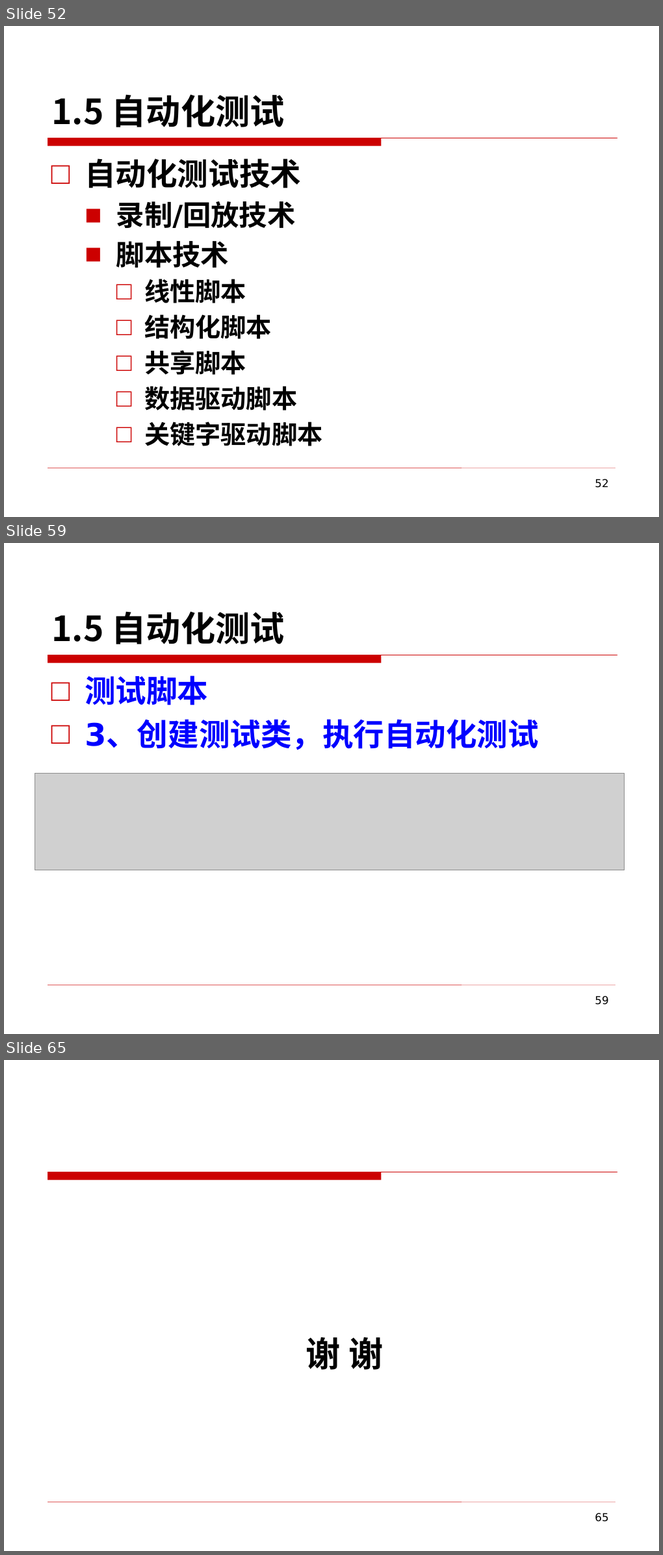
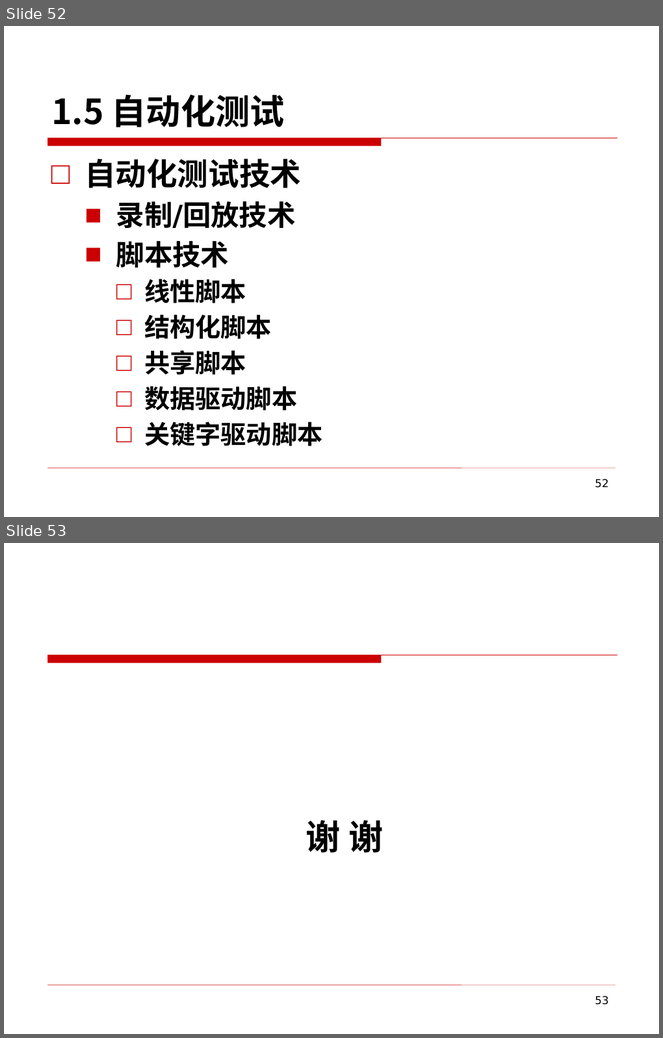
Before and after one commit to edu2act/course-foundation-software-tesing, a slide deck: PPT/第一部分 软件测试概述/1 软件测试核心概念.pptx. Shown one above the other, each under a label of ours: slides 52, 59 and 65 before the commit, slides 52 and 53 after it; the slides between them are not shown. The pictures are 663x1555 and 663x1038 pixels, drawn with LibreOffice and Linux fonts; fonts in the diff are those of the drawing; grey boxes stand for pictures; background and template pictures are left out. Boxes give left, top, right and bottom in pixels: in the first picture for what was removed or moved away, otherwise in the second. Text is boxed around its words. In the diff, an @@ line names an element or a change of style, - is before the commit and + after.

Commit message:
修改了自动化部分

```diff
--- a/PPT/第一部分 软件测试概述/1 软件测试核心概念.pptx
+++ b/PPT/第一部分 软件测试概述/1 软件测试核心概念.pptx
@@ slide 59 removed at [4, 543, 659, 1034], background picture (left out); not listed: 2 template elements that a slide beside it also shows @@
@@ title removed at [51, 611, 285, 644] @@
-1.5 自动化测试
@@ text removed at [85, 676, 539, 750] @@
-□ 测试脚本
-□ 3、创建测试类，执行自动化测试
@@ picture removed at [35, 774, 625, 871] @@
@@ page number removed at [595, 996, 608, 1005] @@
-59
@@ what was slide 65 is now slide 53 @@
@@ page number at [595, 996, 608, 1005]: text changed @@
-65
+53
```
Also in this commit, not shown: 2 slides changed, 11 other slides removed.
